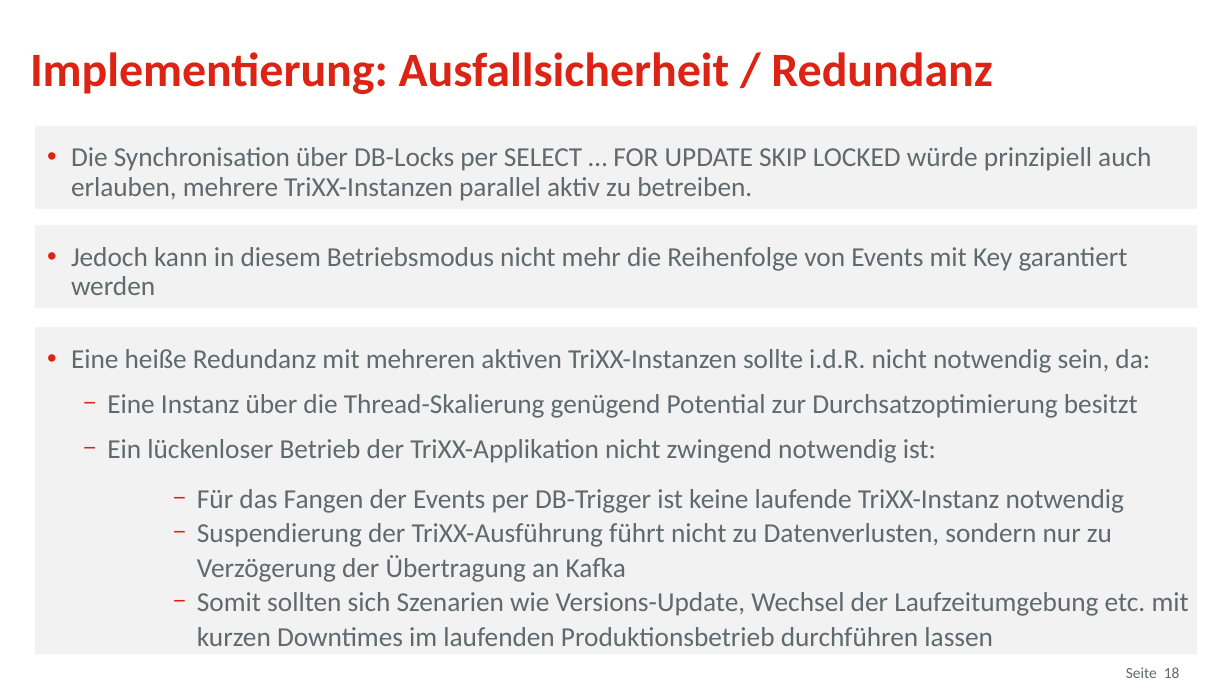
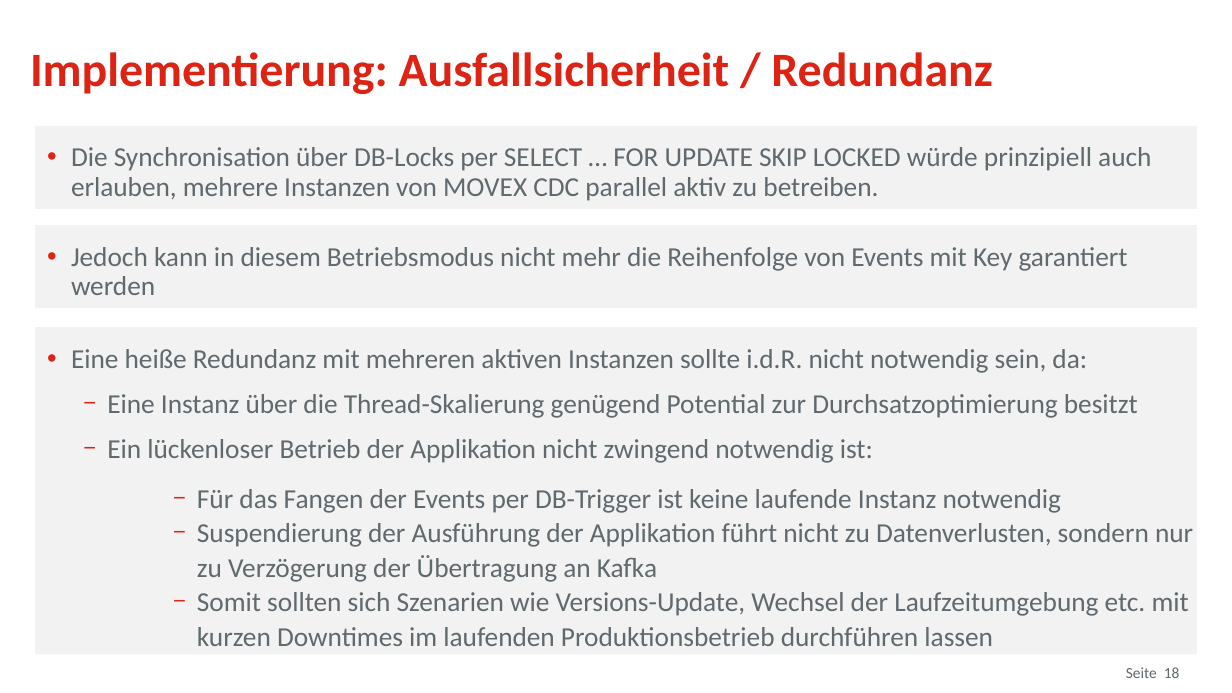
Before and after one commit to osp-ottogroup/movex-cdc, a slide deck: slide 18 of doc/2021-12_TriXX_IT-Tage.pptx. Drawn at 1232x693 pixels with LibreOffice and Linux fonts; fonts in the diff are those of the drawing; background and template pictures are left out. Boxes give left, top, right and bottom in pixels: in the first picture for what was removed or moved away, otherwise in the second. Text is boxed around its words. In the diff, an @@ line names an element or a change of style, - is before the commit and + after.

```diff
--- a/doc/2021-12_TriXX_IT-Tage.pptx
+++ b/doc/2021-12_TriXX_IT-Tage.pptx
@@ text in rectangle at (71,147,1151,201): text changed @@
-• Die Synchronisation über DB-Locks per SELECT … FOR UPDATE SKIP LOCKED würde prinzipiell auch erlauben, mehrere TriXX-Instanzen parallel aktiv zu betreiben.
+• Die Synchronisation über DB-Locks per SELECT … FOR UPDATE SKIP LOCKED würde prinzipiell auch erlauben, mehrere Instanzen von MOVEX CDC parallel aktiv zu betreiben.
@@ text in rectangle at (71,349,1087,373): text changed @@
-• Eine heiße Redundanz mit mehreren aktiven TriXX-Instanzen sollte i.d.R. nicht notwendig sein, da:
+• Eine heiße Redundanz mit mehreren aktiven Instanzen sollte i.d.R. nicht notwendig sein, da:
@@ text in rectangle at (107,439,1193,582): text changed @@
-  − Ein lückenloser Betrieb der TriXX-Applikation nicht zwingend notwendig ist:
-    − Für das Fangen der Events per DB-Trigger ist keine laufende TriXX-Instanz notwendig
-    − Suspendierung der TriXX-Ausführung führt nicht zu Datenverlusten, sondern nur zu Verzögerung der Übertragung an Kafka
+  − Ein lückenloser Betrieb der Applikation nicht zwingend notwendig ist:
+    − Für das Fangen der Events per DB-Trigger ist keine laufende Instanz notwendig
+    − Suspendierung der Ausführung der Applikation führt nicht zu Datenverlusten, sondern nur zu Verzögerung der Übertragung an Kafka
```
Also in this commit, not shown: 11 other slides changed, 4 other files.
